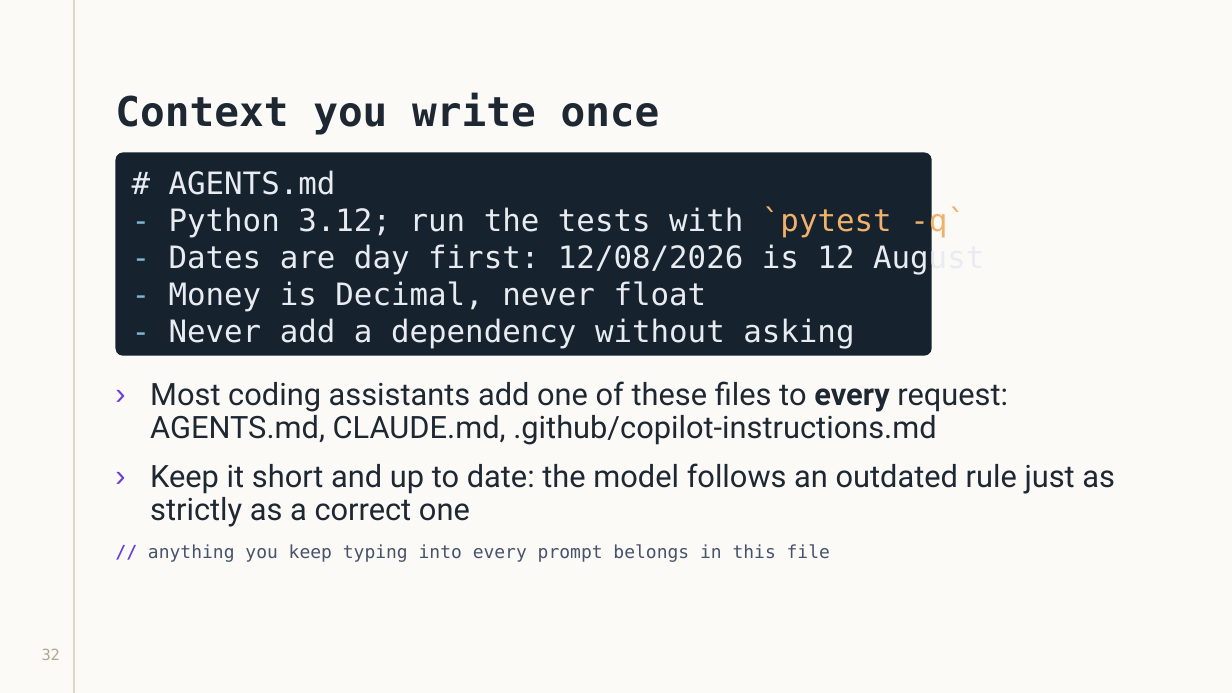
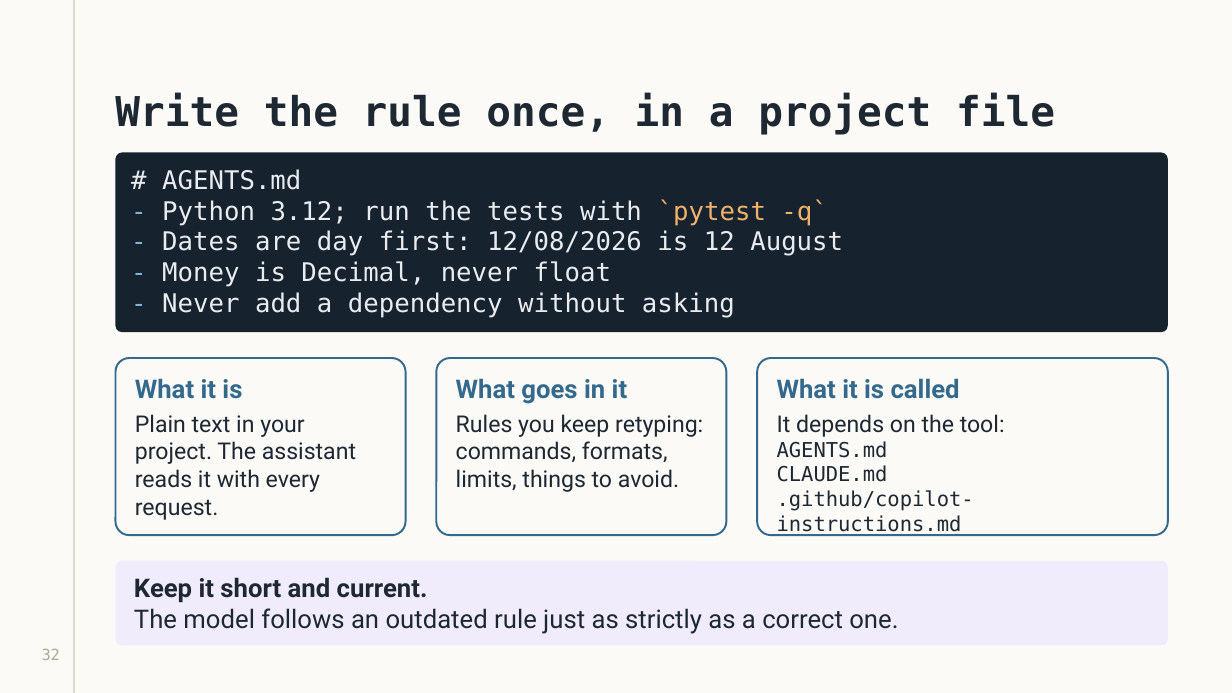
Before and after one commit to karoluciecha/ai-assisted-programming-module, a slide deck: slide 32 of lectures-and-labs/week03/prompting-lecture.pptx. Drawn at 1232x693 pixels with LibreOffice and Linux fonts; fonts in the diff are those of the drawing. Boxes give left, top, right and bottom in pixels: in the first picture for what was removed or moved away, otherwise in the second. Text is boxed around its words. In the diff, an @@ line names an element or a change of style, - is before the commit and + after.

```diff
--- a/lectures-and-labs/week03/prompting-lecture.pptx
+++ b/lectures-and-labs/week03/prompting-lecture.pptx
@@ title at (x1=115, y1=93, x2=1055, y2=135): text changed @@
-Context you write once
+Write the rule once, in a project file
@@ rounded rectangle "# AGENTS.md" resized from (x1=116, y1=152, x2=932, y2=356) to (x1=116, y1=152, x2=1168, y2=332) @@
@@ rounded rectangle "# AGENTS.md" at (x1=116, y1=152, x2=1168, y2=332): size 24 to 20 pt @@
@@ rounded rectangle added at (x1=116, y1=359, x2=406, y2=536), outline #33698C 1.5 pt, 18 pt, text #1E2833 @@
+What it is
+Plain text in your project. The assistant reads it with every request.
@@ rounded rectangle added at (x1=436, y1=359, x2=726, y2=536), outline #33698C 1.5 pt, 18 pt, text #1E2833 @@
+What goes in it
+Rules you keep retyping: commands, formats, limits, things to avoid.
@@ rounded rectangle added at (x1=757, y1=359, x2=1167, y2=536), outline #33698C 1.5 pt, 16 pt, text #1E2833 @@
+What it is called
+It depends on the tool:
+AGENTS.md
+CLAUDE.md
+.github/copilot-instructions.md
@@ text removed at (x1=148, y1=381, x2=1115, y2=562) @@
-› Most coding assistants add one of these files to every request: AGENTS.md, CLAUDE.md, .github/copilot-instructions.md
-› Keep it short and up to date: the model follows an outdated rule just as strictly as a correct one
-// anything you keep typing into every prompt belongs in this file
@@ rounded rectangle added at (x1=116, y1=561, x2=1168, y2=646), fill #F0ECFB, 20 pt, text #1E2833 @@
+Keep it short and current.
+The model follows an outdated rule just as strictly as a correct one.
```
Also in this commit, not shown: 1 other slide changed, 1 other file.
